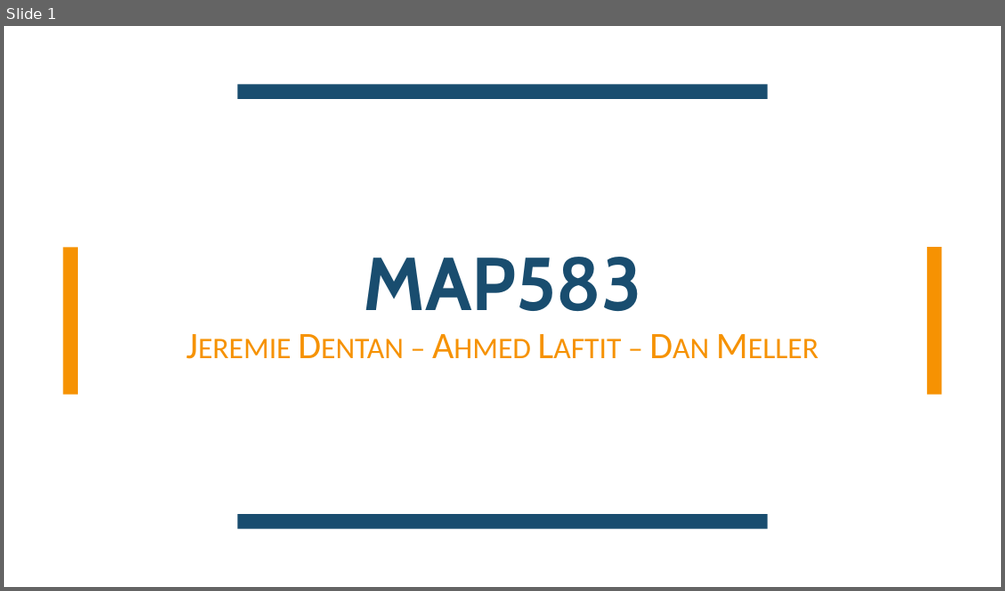
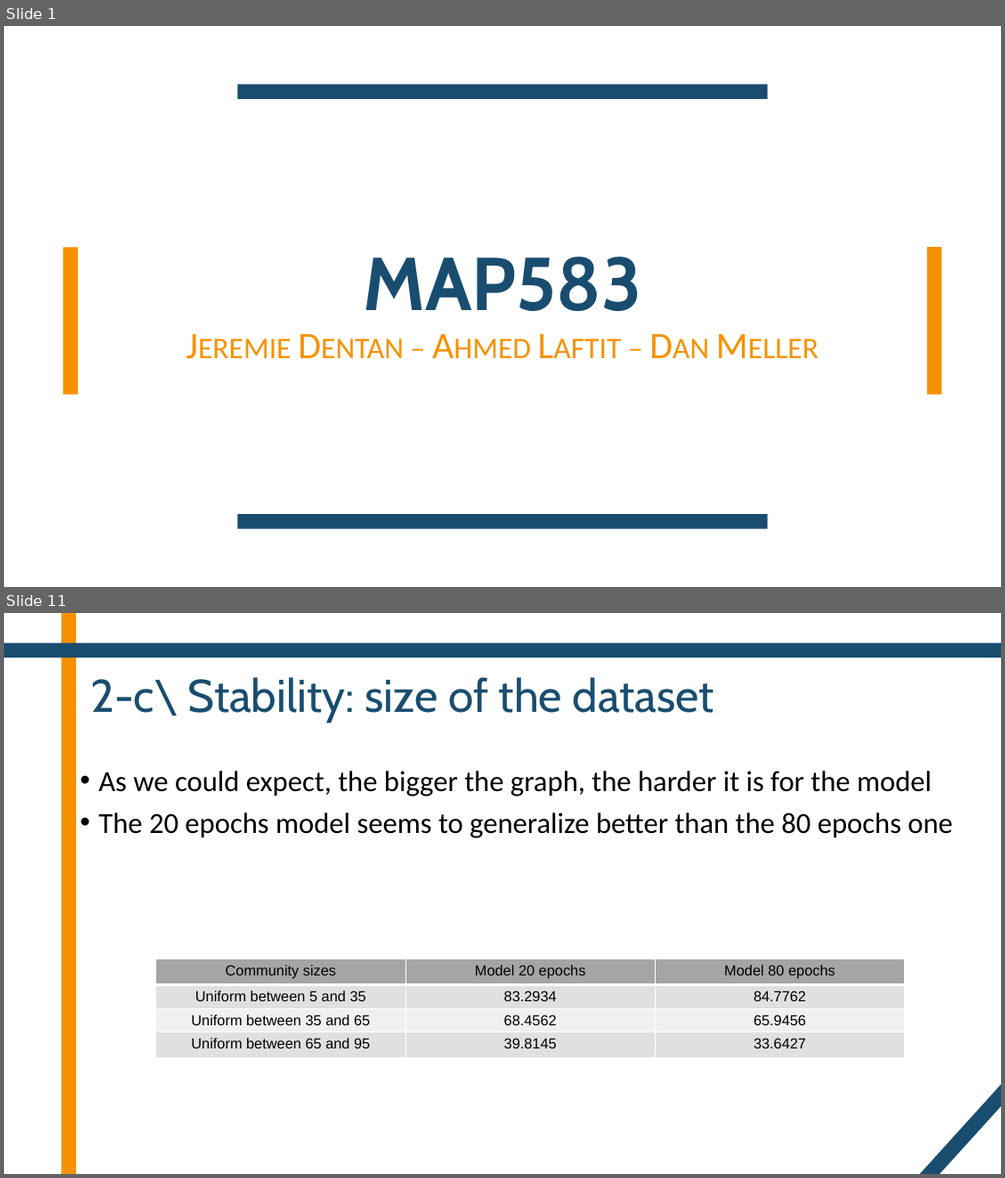
Before and after one commit to DentanJeremie/MAP583-Graph-Transformers, a slide deck: presentation/Presentation.pptx. Shown one above the other, each under a label of ours: slide 1 before the commit, slides 1 and 11 after it; the slides between them are not shown. The pictures are 1005x591 and 1005x1178 pixels, drawn with LibreOffice and Linux fonts; fonts in the diff are those of the drawing. Boxes give left, top, right and bottom in pixels: in the first picture for what was removed or moved away, otherwise in the second. Text is boxed around its words. In the diff, an @@ line names an element or a change of style, - is before the commit and + after.

```diff
--- a/presentation/Presentation.pptx
+++ b/presentation/Presentation.pptx
@@ slide 11 added at <box>4,613,1001,1174</box>, background #FFFFFF @@
@@ rectangle added at <box>62,613,77,1174</box>, fill #F69202 @@
@@ rectangle added at <box>4,643,1001,657</box>, fill #194D6F @@
@@ title added at <box>91,677,714,722</box>, 44 pt, text #194D6F @@
+2-c\ Stability: size of the dataset
@@ text added at <box>98,771,953,838</box>, 28 pt, text #000000 @@
+• As we could expect, the bigger the graph, the harder it is for the model
+• The 20 epochs model seems to generalize better than the 80 epochs one
@@ table added at <box>156,959,905,1060</box>, 4 rows, 3 columns @@
+Community sizes | Model 20 epochs | Model 80 epochs
+Uniform between 5 and 35 | 83.2934 | 84.7762
+Uniform between 35 and 65 | 68.4562 | 65.9456
+Uniform between 65 and 95 | 39.8145 | 33.6427
@@ rectangle added at <box>905,1064,1001,1174</box>, fill #194D6F @@
```
Also in this commit, not shown: 6 slides changed, 4 other slides added, 1 slide removed, 3 other files.
